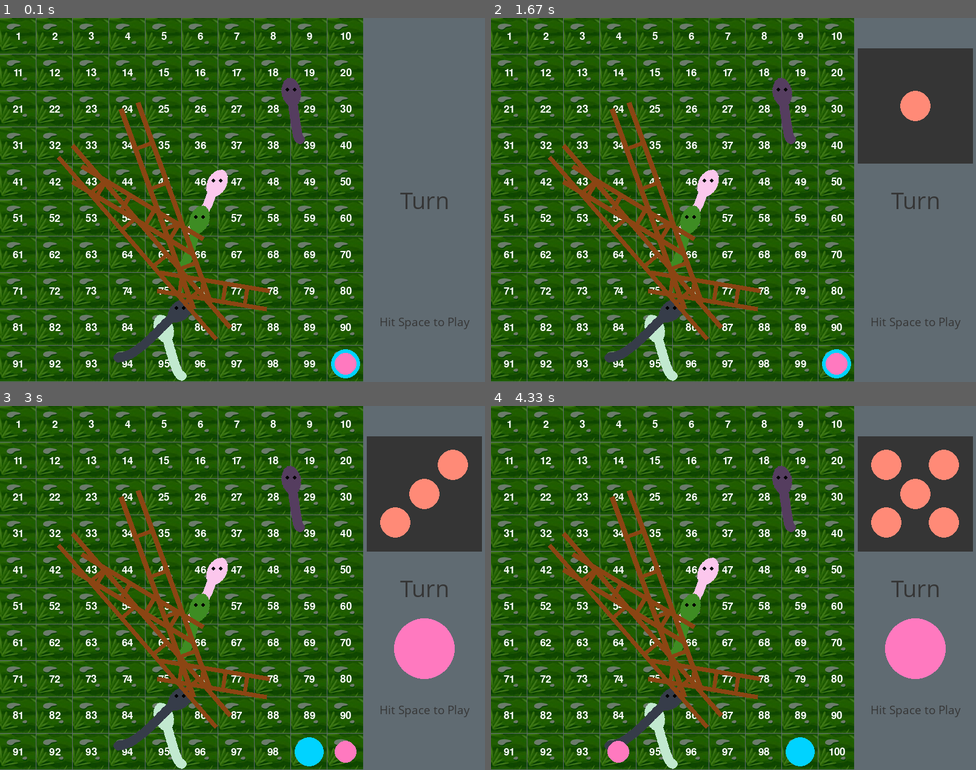
Above: before the commit, frames 1-4 (two rows, left to right).
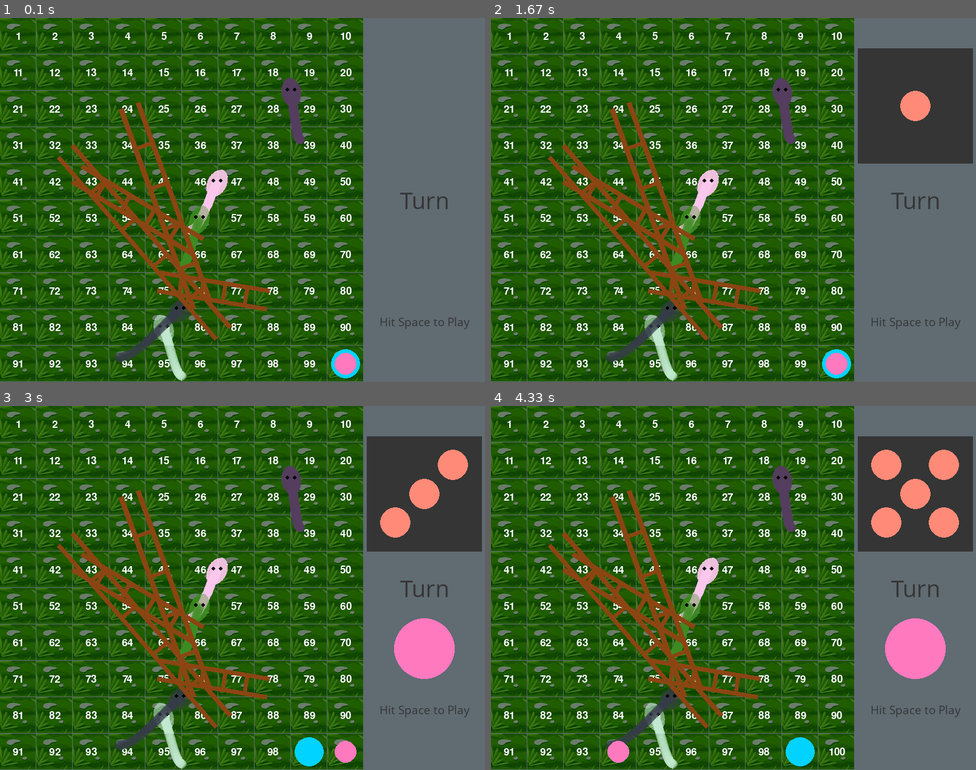
Above: after the commit, the same moments.

Repository: aliflam-meem/write-noun-sentence
Game: pygame game, started from github_snake_ladder/main.py
The game is run twice, just before and just after one commit, with the same random seed, the same clock (stepped at 60 frames per second) and the same inputs.
Inputs:
- Up to frame 1 (0.1 s): no input
- Up to frame 2 (1.67 s): tap Space at 0.33 s
- Up to frame 3 (3 s): tap Space at 1.73, 2.23, 2.53 s
- Up to frame 4 (4.33 s): tap Space at 3.57, 3.97, 4.27 s

The runs differ from the first frame. In frame 1, 0.4% of the frame differs, in the area x 23-45%, y 50-100%; in frame 2, 0.4%; in frame 3, 0.4%; in frame 4, 0.3%.

Commit message:
Define transparent color

Diff:
--- a/github_snake_ladder/main.py
+++ b/github_snake_ladder/main.py
@@ -32,7 +32,7 @@
 pla1clr = (0, 211, 255)
 pla2clr = (255, 121, 191)
 
-color_pallette = [(random.randint(0, 255), random.randint(0, 255), random.randint(0, 255)) for i in range(16)]
+color_palette_snake = [(random.randint(0, 255), random.randint(0, 255), random.randint(0, 255), 90) for i in range(8)]
 
 
 # after Win
@@ -234,8 +234,10 @@
 
     def draw_snake_body(self, screen, points):
         for i, point in enumerate(points):
-            pygame.draw.circle(screen, self.color, (int(point[0]), int(point[1])), self.body_radius)
-
+            circle_surface = pygame.Surface((self.body_radius*2, self.body_radius *2), pygame.SRCALPHA)  # Create a surface with alpha
+            pygame.draw.circle(circle_surface, self.color,
+                               (self.body_radius, self.body_radius), self.body_radius)  # Draw semi-transparent circle
+            screen.blit(circle_surface, (int(point[0]) - self.body_radius, int(point[1]) - self.body_radius))
 
     def draw_snake_head(self, screen, head_pos, prev_pos):
         angle = math.atan2(head_pos[1] - prev_pos[1], head_pos[0] - prev_pos[0])
@@ -328,7 +330,7 @@
 
                 # Draw rounded rectangle with optional texture overlay
                 if board_texture:
-                    textured_rect = pygame.Surface((59, 59))  # Adjust for texture size
+                    textured_rect = pygame.Surface((59, 59), pygame.SRCALPHA)  # Adjust for texture size
                     textured_rect.blit(board_texture, (0, 0), (40, 40, cell_size, cell_size))
                     gameDisplay.blit(textured_rect, (x, y))
                 else:
@@ -348,7 +350,7 @@
                 end_pos = [x[1][0] + 30, x[1][1] + 30]
                 self.validate_position(start_pos)
                 self.validate_position(end_pos)
-                snake = Snake(start_pos, end_pos, color_pallette[counter])
+                snake = Snake(start_pos, end_pos, color_palette_snake[counter])
                 snake.draw(gameDisplay)
                 counter += 1
 
